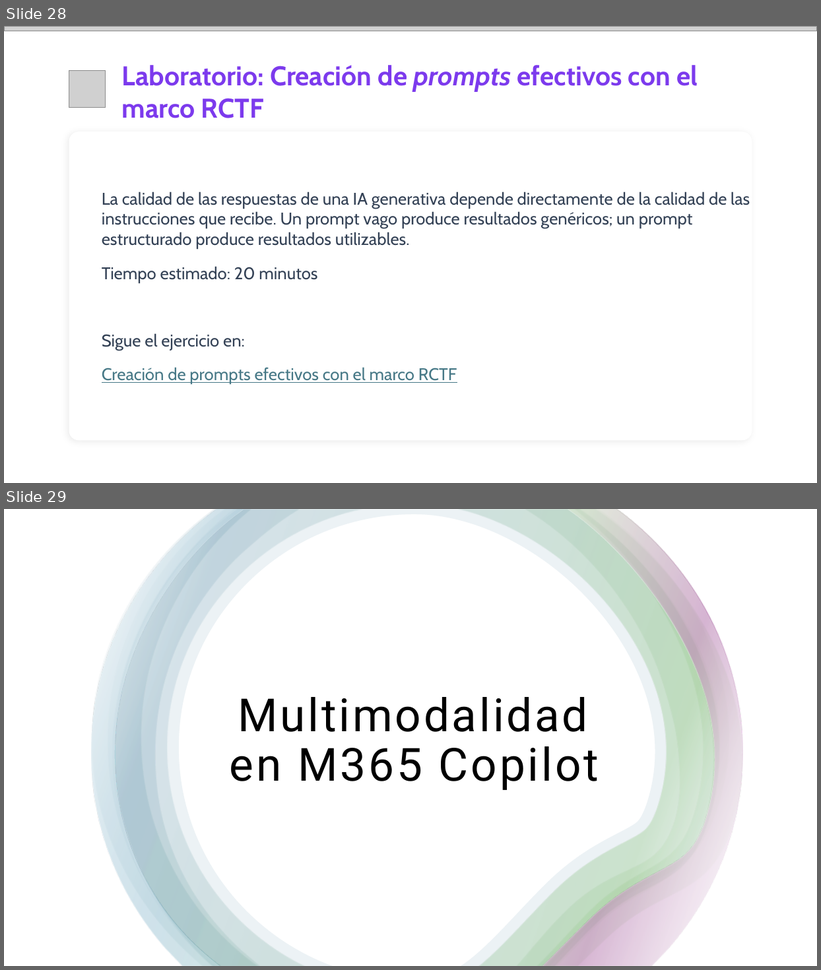
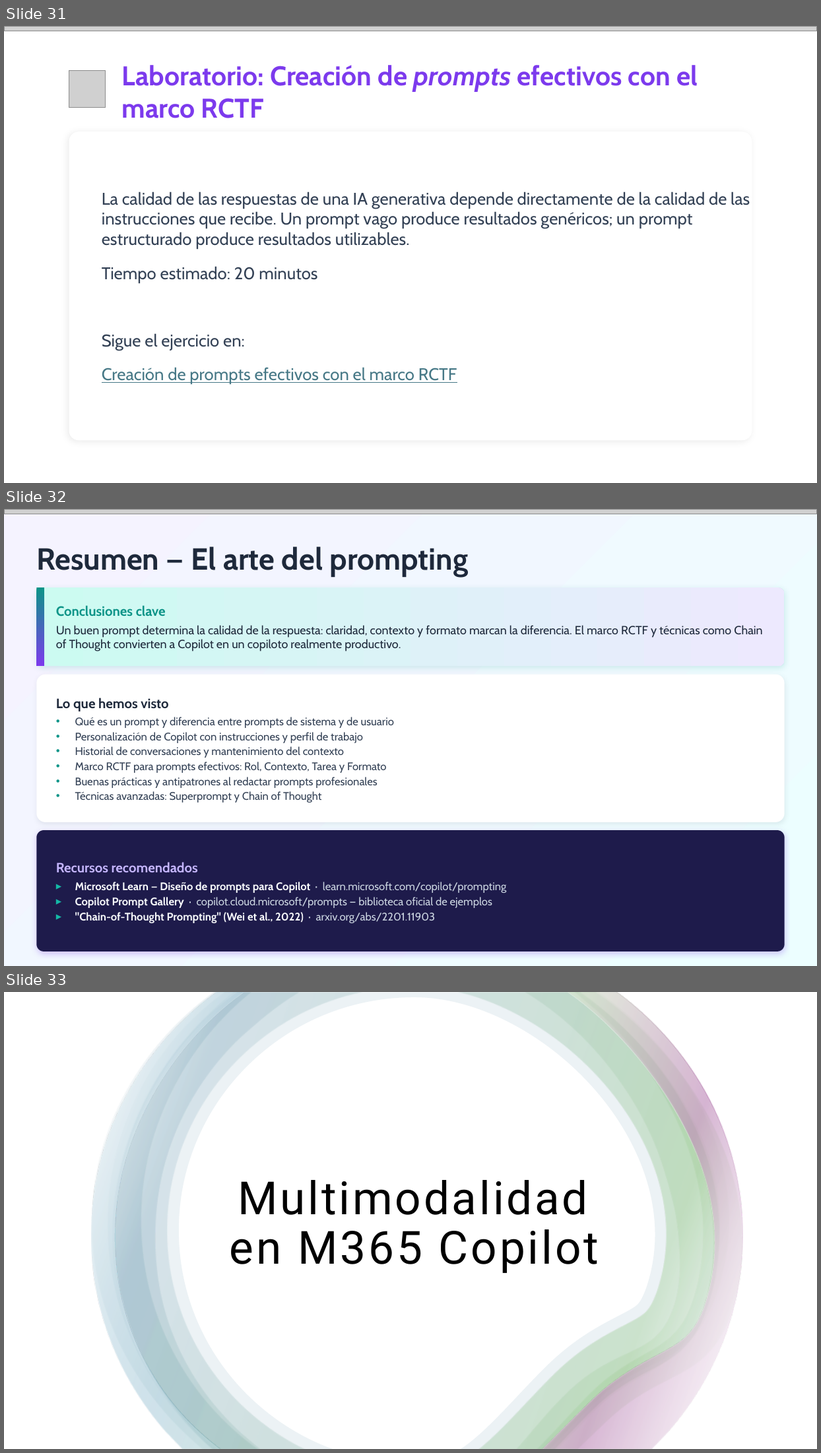
Before and after one commit to quizeth/Labs, a slide deck: IA y Copilot para business professionals/IA Generativa y Microsoft Copilot para profesionales.pptx. Shown one above the other, each under a label of ours: slides 28 and 29 before the commit, slides 31, 32 and 33 after it. The pictures are 821x970 and 821x1453 pixels, drawn with LibreOffice and Linux fonts; fonts in the diff are those of the drawing; grey boxes stand for pictures; background and template pictures are left out. Boxes give left, top, right and bottom in pixels: in the first picture for what was removed or moved away, otherwise in the second. Text is boxed around its words. In the diff, an @@ line names an element or a change of style, - is before the commit and + after.

```diff
--- a/IA y Copilot para business professionals/IA Generativa y Microsoft Copilot para profesionales.pptx
+++ b/IA y Copilot para business professionals/IA Generativa y Microsoft Copilot para profesionales.pptx
@@ slide 32 added at (4,509,817,966), background gradient #F5F3FF to #ECFEFF @@
@@ picture added at (4,509,817,514) @@
@@ text added at (36,547,469,577), 36 pt, text #1E293B, bold @@
+Resumen — El arte del prompting
@@ rounded rectangle added at (36,588,785,666), fill gradient #CCFBF1 to #EDE9FE @@
@@ rectangle added at (36,588,44,666), fill gradient #0D9488 to #7C3AED @@
@@ text added at (56,605,762,652), 14 pt, text #1E293B @@
+Conclusiones clave
+Un buen prompt determina la calidad de la respuesta: claridad, contexto y formato marcan la diferencia. El marco RCTF y técnicas como Chain of Thought convierten a Copilot en un copiloto realmente productivo.
@@ rounded rectangle added at (36,674,785,823), fill #FFFFFF @@
@@ text added at (56,698,394,803), 13 pt, text #334155 @@
+Lo que hemos visto
+• Qué es un prompt y diferencia entre prompts de sistema y de usuario
+• Personalización de Copilot con instrucciones y perfil de trabajo
+• Historial de conversaciones y mantenimiento del contexto
+• Marco RCTF para prompts efectivos: Rol, Contexto, Tarea y Formato
+• Buenas prácticas y antipatrones al redactar prompts profesionales
+• Técnicas avanzadas: Superprompt y Chain of Thought
@@ rounded rectangle added at (36,830,785,952), fill #1E1B4B @@
@@ text added at (56,862,506,923), 13 pt, text #CBD5E1, bold @@
+Recursos recomendados
+▸ Microsoft Learn — Diseño de prompts para Copilot · learn.microsoft.com/copilot/prompting
+▸ Copilot Prompt Gallery · copilot.cloud.microsoft/prompts — biblioteca oficial de ejemplos
+▸ "Chain-of-Thought Prompting" (Wei et al., 2022) · arxiv.org/abs/2201.11903
@@ what was slide 28 is now slide 31 @@
@@ what was slide 29 is now slide 33 @@
```
Also in this commit, not shown: 9 slides changed, 8 other slides added, 2 slides removed.
